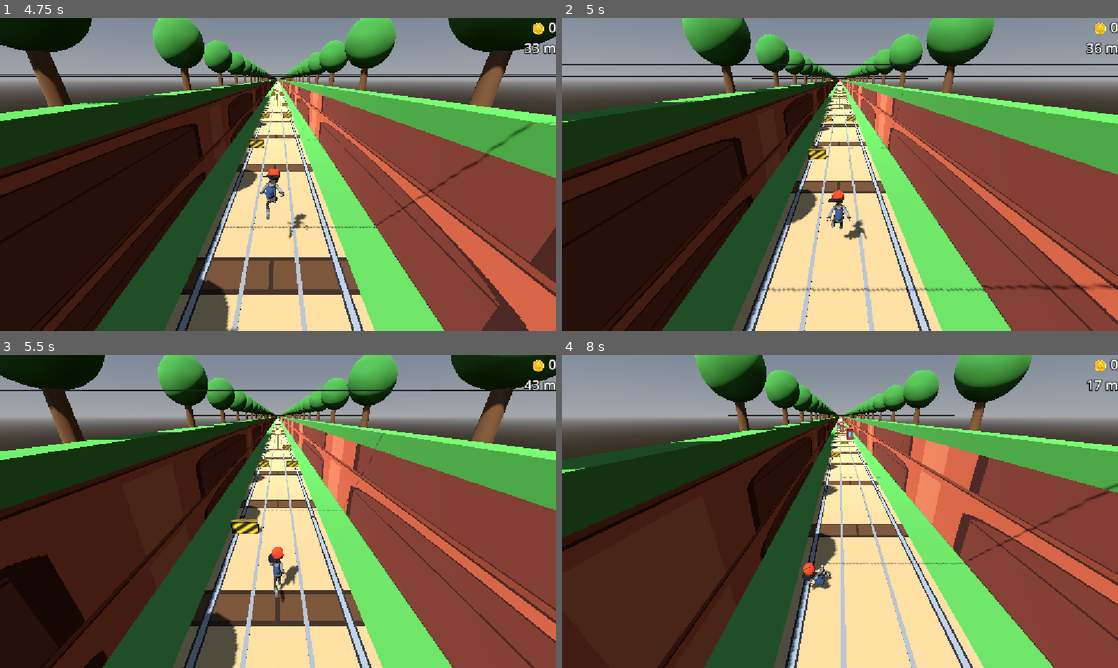
Above: before the commit, frames 1-4 (two rows, left to right).
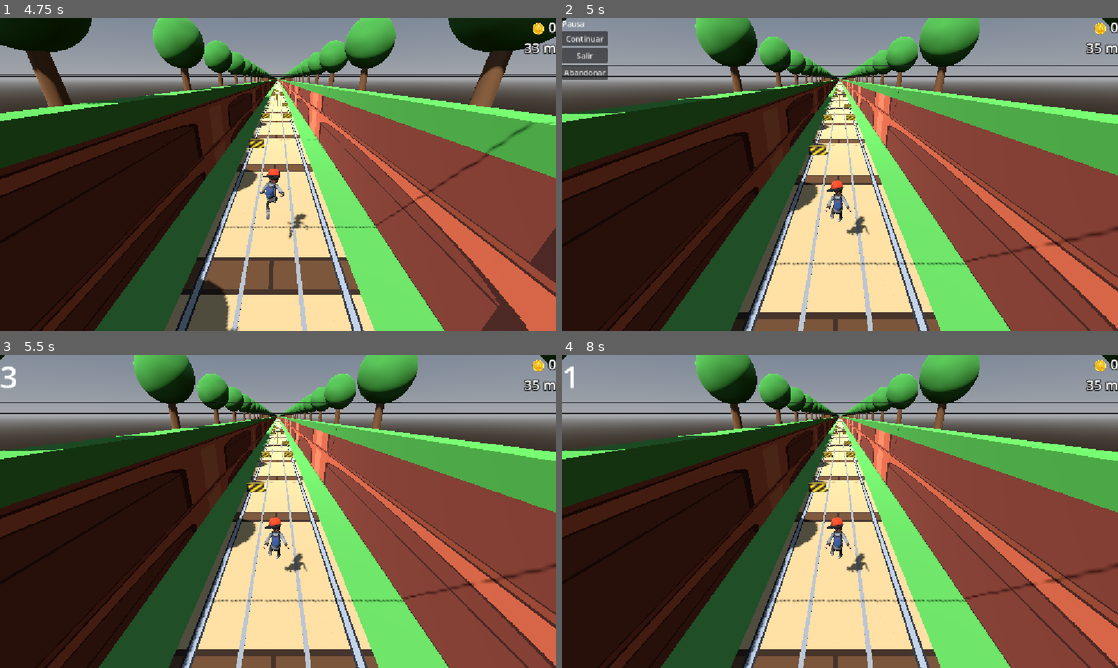
Above: after the commit, the same moments.

Repository: iandifilippo/NeXus-Subway-Surfers
Game: Godot game, scene res://scenes/main/main.tscn
Same seed, same stepped clock (60 frames per second), same inputs: the game is played once before the commit and once after it.
Inputs (mouse positions are in pixels of both pictures, inside the frame that each line leads up to):
- Up to frame 1 (4.75 s): hold Right (move_right) 0.53-1.28 s; hold Down (roll) 0.53-1.28 s; tap Up (jump) at 0.77, 1.52, 3.77, 4.52 s; hold Left (move_left) 1.28-2 s; tap Down (roll) at 1.35, 3.6 s; click "Reintentar" at 2 s; hold Down (roll) 2.78-3.53 s; hold Right (move_right) 2.78-4.28 s; hold Left (move_left) from 4.28 s (still down); hold Down (roll) from 4.28 s (still down)
- Up to frame 2 (5 s): keep holding Left (move_left); keep holding Down (roll); tap P (pause, bound only after the commit) at 4.9 s
- Up to frame 3 (5.5 s): release Left (move_left) at 5 s; release Down (roll) at 5 s; click (22, 376) at 5 s, where only the run after the commit has a clickable "Continuar"
- Up to frame 4 (8 s): hold Left (move_left) 5.78-6.5 s; tap Down (roll) at 5.85 s; tap Up (jump) at 6.02 s; click (606, 423) at 6.5 s, where only the run before the commit has a clickable "Reintentar"; hold Left (move_left) from 7.28 s (still down); hold Down (roll) from 7.28 s (still down)

Frame 1 is identical in both runs. In frame 2, 14% of the frame differs, in the area x 0-100%, y 0-100%; in frame 3, 37%; in frame 4, 54%.

Commit message:
Menú de pausa completo
- Continuar: cuenta regresiva de 3 segundos antes de reanudar (el juego sigue pausado mientras cuenta).
- Salir: pide confirmación antes de intentar ir al menú principal. Como el menú principal no existe todavía, reinicia la partida actual como reemplazo temporal.
- Abandonar: pide confirmación antes de cerrar el juego por completo.
- Ambas confirmaciones reutilizan el mismo diálogo (ConfirmDialog), guardando qué acción ejecutar según cuál botón lo abrió.
- Se recrea la acción de input (pause - tecla P), que se había perdido junto con el resto en el incidente del merge anterior.

Diff:
--- a/project.godot
+++ b/project.godot
@@ -46,6 +46,11 @@
 , Object(InputEventKey,"resource_local_to_scene":false,"resource_name":"","device":-1,"window_id":0,"alt_pressed":false …(183 unchanged characters)…
 ]
 }
+pause={
+"deadzone": 0.2,
+"events": [Object(InputEventKey,"resource_local_to_scene":false,"resource_name":"","device":-1,"window_id":0,"alt_pressed":false,"shift_pressed":false,"ctrl_pressed":false,"meta_pressed":false,"pressed":false,"keycode":0,"physical_keycode":80,"key_label":0,"unicode":112,"location":0,"echo":false,"script":null)
+]
+}
 
 [physics]
 
--- a/scenes/main/main.gd
+++ b/scenes/main/main.gd
@@ -76,6 +76,7 @@
 @onready var hud: Control = $HUD
 @onready var camera: Camera3D = $Camera3D
 @onready var player: CharacterBody3D = $Player
+@onready var pause_menu: Control = $PauseMenu
 
 ## --- Estado de la partida ---
 var speed := START_SPEED       ## Velocidad actual del mundo.
@@ -325,3 +326,9 @@
 ## Carril 0 → -2, carril 1 → 0, carril 2 → +2.
 func lane_to_x(lane: int) -> float:
 	return (lane - 1.0) * LANE_WIDTH
+	## Escucha la tecla de pausa (P) durante la partida. Solo abre el menú
+## si se sigue jugando (running) — si ya murió, no tiene sentido: ya
+## está la pantalla de GameOver, que también pausa el árbol.
+func _unhandled_input(event: InputEvent) -> void:
+	if running and event.is_action_pressed("pause"):
+		pause_menu.open()
--- a/scenes/main/main.tscn
+++ b/scenes/main/main.tscn
@@ -4,6 +4,7 @@
 [ext_resource type="Script" uid="uid://0apeneven5m1" path="res://scenes/main/main.gd" id="1_sugp2"]
 [ext_resource type="PackedScene" uid="uid://b2jrbsxgpu238" path="res://scenes/ui/game_over.tscn" id="3_k2fmo"]
 [ext_resource type="PackedScene" uid="uid://ca6vqiswrfofb" path="res://scenes/ui/hud.tscn" id="4_l3cfh"]
+[ext_resource type="PackedScene" uid="uid://bjvejy2nh1jld" path="res://scenes/ui/pause_menu.tscn" id="5_6q06x"]
 
 [sub_resource type="ProceduralSkyMaterial" id="ProceduralSkyMaterial_etmoi"]
 
@@ -37,3 +38,5 @@
 [node name="GameOver" parent="." unique_id=1999420787 instance=ExtResource("3_k2fmo")]
 
 [node name="HUD" parent="." unique_id=2063382571 instance=ExtResource("4_l3cfh")]
+
+[node name="PauseMenu" parent="." unique_id=1269575078 instance=ExtResource("5_6q06x")]
--- /dev/null
+++ b/scenes/ui/pause_menu.gd
@@ -0,0 +1,147 @@
+## Menú de pausa. Se abre con la tecla "pause" (P) durante la partida.
+## Tiene tres opciones:
+##  - Continuar: cierra el menú con una cuenta regresiva de 3 segundos
+##    antes de reanudar (le da al jugador un momento para ubicarse).
+##  - Salir: pide confirmación y, si se confirma, intenta ir al menú
+##    principal (por ahora, reinicia la partida como reemplazo temporal).
+##  - Abandonar: pide confirmación y, si se confirma, cierra el juego.
+##
+## IMPORTANTE: el nodo raíz debe tener Process Mode = "Always" en el
+## Inspector, porque al pausar el árbol todo lo demás se congela y los
+## botones dejarían de responder.
+extends Control
+
+## Referencias a los tres bloques de la interfaz. Solo uno está visible
+## a la vez: los botones principales, la cuenta regresiva, o el diálogo
+## de confirmación.
+@onready var main_buttons: VBoxContainer = $MainButtons
+@onready var countdown_label: Label = $CountdownLabel
+@onready var confirm_dialog: VBoxContainer = $ConfirmDialog
+@onready var confirm_label: Label = $ConfirmDialog/ConfirmLabel
+
+## Mensaje fijo que se muestra en AMBAS confirmaciones (Salir y Abandonar).
+## Al ser el mismo texto en los dos casos, lo dejamos como constante en
+## vez de repetirlo, así solo hay que cambiarlo en un lugar si se ajusta.
+const CONFIRM_MESSAGE := "¿Te vas? Perderás el progreso de la partida, ¿seguro que quieres hacerlo?"
+
+## Cuántos segundos dura la cuenta regresiva de "Continuar".
+const COUNTDOWN_SECONDS := 3
+
+## Guarda qué función ejecutar si el jugador confirma en el diálogo de
+## advertencia. Se define justo antes de mostrar el diálogo (en
+## _on_exit_pressed o _on_abandon_pressed), porque "Salir" y "Abandonar"
+## comparten el mismo diálogo visual pero cada uno confirma algo distinto.
+var pending_confirm_action: Callable
+
+## true mientras la cuenta regresiva de "Continuar" está corriendo.
+## Evita que se dispare dos veces si el jugador insiste con la tecla P.
+var is_counting_down := false
+
+
+func _ready() -> void:
+	hide()
+	main_buttons.hide()
+	countdown_label.hide()
+	confirm_dialog.hide()
+
+	$MainButtons/ContinueButton.pressed.connect(_on_continue_pressed)
+	$MainButtons/ExitButton.pressed.connect(_on_exit_pressed)
+	$MainButtons/AbandonButton.pressed.connect(_on_abandon_pressed)
+	$ConfirmDialog/ConfirmButtons/ConfirmAbandonButton.pressed.connect(_on_confirm_abandon_pressed)
+	$ConfirmDialog/ConfirmButtons/ConfirmContinueButton.pressed.connect(_on_confirm_seguir_pressed)
+
+
+## Este nodo, al ser Process Mode = Always, sigue recibiendo input aunque
+## el árbol esté pausado. Por eso también puede escuchar la tecla "pause"
+## aquí para cerrar el menú, no solo main.gd para abrirlo.
+## Solo reacciona si el menú está visible Y se están mostrando los
+## botones principales (no durante la cuenta regresiva ni el diálogo de
+## confirmación, para no interrumpirlos a medias).
+func _unhandled_input(event: InputEvent) -> void:
+	if not visible or not main_buttons.visible:
+		return
+	if event.is_action_pressed("pause"):
+		_on_continue_pressed()
+
+
+## La llama main.gd cuando el jugador presiona P durante la partida.
+func open() -> void:
+	show()
+	main_buttons.show()
+	countdown_label.hide()
+	confirm_dialog.hide()
+	get_tree().paused = true
+
+
+## Botón "Continuar": en vez de reanudar de inmediato, muestra una
+## cuenta regresiva. El juego SIGUE pausado mientras cuenta (get_tree().paused
+## no cambia todavía), y recién al llegar a 0 se reanuda de verdad.
+func _on_continue_pressed() -> void:
+	if is_counting_down:
+		return
+	is_counting_down = true
+	main_buttons.hide()
+	countdown_label.show()
+
+	var seconds_left := COUNTDOWN_SECONDS
+	while seconds_left > 0:
+		countdown_label.text = str(seconds_left)
+		# create_timer() con process_always = true (su valor por defecto)
+		# sigue corriendo aunque el árbol esté pausado — por eso funciona
+		# para contar mientras el juego sigue congelado.
+		await get_tree().create_timer(1.0).timeout
+		seconds_left -= 1
+
+	is_counting_down = false
+	countdown_label.hide()
+	hide()
+	get_tree().paused = false
+
+
+## Botón "Salir": pide confirmación. Si se confirma, la acción pendiente
+## es ir al menú principal (placeholder por ahora).
+func _on_exit_pressed() -> void:
+	show_confirm(_confirm_go_to_menu)
+
+
+## Botón "Abandonar": pide confirmación. Si se confirma, la acción
+## pendiente es cerrar el juego.
+func _on_abandon_pressed() -> void:
+	show_confirm(_confirm_quit_game)
+
+
+## Oculta los botones principales y muestra el diálogo de advertencia,
+## guardando qué hacer si el jugador confirma.
+func show_confirm(action: Callable) -> void:
+	pending_confirm_action = action
+	confirm_label.text = CONFIRM_MESSAGE
+	main_buttons.hide()
+	confirm_dialog.show()
+
+
+## Botón "Abandonar" DENTRO del diálogo de confirmación (distinto del
+## botón "Abandonar" del menú principal). Ejecuta la acción que se
+## guardó al abrir el diálogo.
+func _on_confirm_abandon_pressed() -> void:
+	confirm_dialog.hide()
+	pending_confirm_action.call()
+
+
+## Botón "Seguir": cancela, vuelve al menú de pausa normal.
+func _on_confirm_seguir_pressed() -> void:
+	confirm_dialog.hide()
+	main_buttons.show()
+
+
+## Acción pendiente de "Salir" confirmado. Debería ir al menú principal,
+## pero como todavía no existe, reinicia la partida actual como
+## reemplazo temporal. Cuando exista el menú, reemplazar por:
+## get_tree().change_scene_to_file("res://scenes/ui/main_menu.tscn")
+func _confirm_go_to_menu() -> void:
+	get_tree().paused = false
+	get_tree().reload_current_scene()
+
+
+## Acción pendiente de "Abandonar" confirmado: cierra el juego.
+func _confirm_quit_game() -> void:
+	get_tree().quit()
--- /dev/null
+++ b/scenes/ui/pause_menu.tscn
@@ -0,0 +1,65 @@
+[gd_scene format=3 uid="uid://bjvejy2nh1jld"]
+
+[ext_resource type="Script" uid="uid://bxstp4ky4v24x" path="res://scenes/ui/pause_menu.gd" id="1_6tw0m"]
+
+[node name="PauseMenu" type="Control" unique_id=1269575078]
+process_mode = 3
+layout_mode = 3
+anchors_preset = 0
+script = ExtResource("1_6tw0m")
+
+[node name="ColorRect" type="ColorRect" parent="." unique_id=350593767]
+layout_mode = 0
+offset_right = 40.0
+offset_bottom = 40.0
+color = Color(0, 0, 0, 0.003921569)
+
+[node name="MainButtons" type="VBoxContainer" parent="." unique_id=1508072841]
+layout_mode = 0
+offset_right = 40.0
+offset_bottom = 40.0
+
+[node name="TitleLabel" type="Label" parent="MainButtons" unique_id=1835678442]
+layout_mode = 2
+text = "Pausa"
+
+[node name="ContinueButton" type="Button" parent="MainButtons" unique_id=1415687939]
+layout_mode = 2
+text = "Continuar"
+
+[node name="ExitButton" type="Button" parent="MainButtons" unique_id=977140866]
+layout_mode = 2
+text = "Salir"
+
+[node name="AbandonButton" type="Button" parent="MainButtons" unique_id=2117741964]
+layout_mode = 2
+text = "Abandonar"
+
+[node name="CountdownLabel" type="Label" parent="." unique_id=296335217]
+layout_mode = 0
+offset_right = 40.0
+offset_bottom = 23.0
+theme_override_font_sizes/font_size = 64
+text = "3"
+
+[node name="ConfirmDialog" type="VBoxContainer" parent="." unique_id=1564593156]
+layout_mode = 0
+offset_right = 40.0
+offset_bottom = 40.0
+
+[node name="ConfirmLabel" type="Label" parent="ConfirmDialog" unique_id=1507183049]
+custom_minimum_size = Vector2(400, 0)
+layout_mode = 2
+text = "¿Te vas? Perderás el progreso de la partida, ¿seguro que quieres hacerlo?"
+autowrap_mode = 2
+
+[node name="ConfirmButtons" type="HBoxContainer" parent="ConfirmDialog" unique_id=561765849]
+layout_mode = 2
+
+[node name="ConfirmAbandonButton" type="Button" parent="ConfirmDialog/ConfirmButtons" unique_id=1098937464]
+layout_mode = 2
+text = "Abandonar"
+
+[node name="ConfirmContinueButton" type="Button" parent="ConfirmDialog/ConfirmButtons" unique_id=709916973]
+layout_mode = 2
+text = "Seguir"
Not shown, added: scenes/ui/pause_menu.gd.uid
